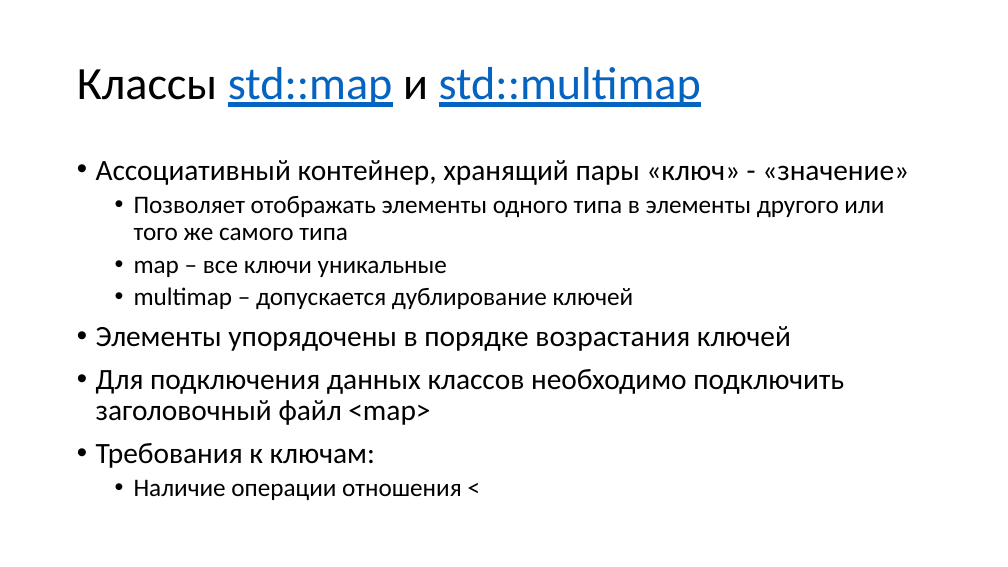
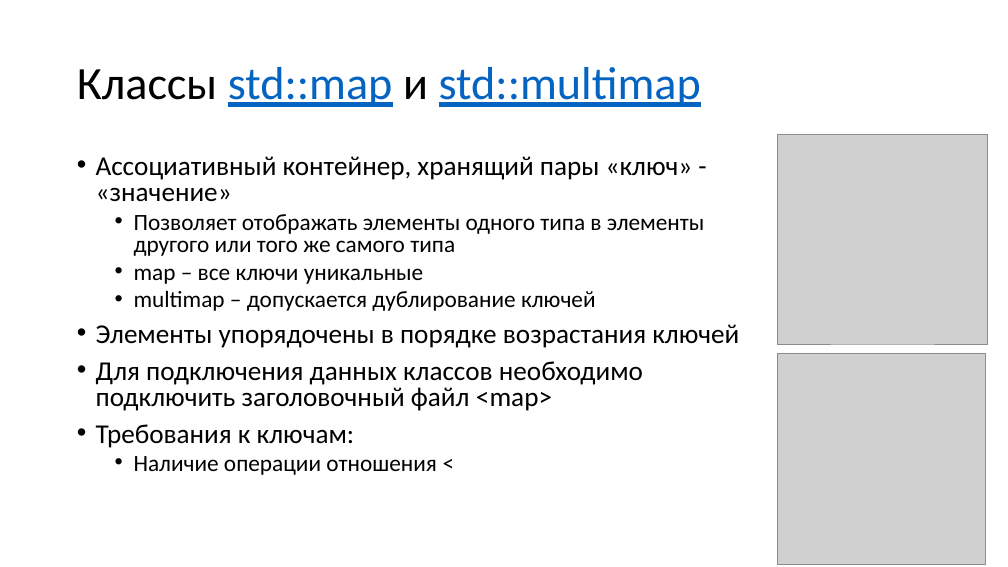
Before and after one commit to alexey-malov/oop, a slide deck: slide 42 of lectures/01/Стандартная библиотека.pptx (slide 38 before the commit). Drawn at 1008x567 pixels with LibreOffice and Linux fonts; fonts in the diff are those of the drawing; grey boxes stand for pictures. Boxes give left, top, right and bottom in pixels: in the first picture for what was removed or moved away, otherwise in the second. Text is boxed around its words. In the diff, an @@ line names an element or a change of style, - is before the commit and + after.

```diff
--- a/lectures/01/Стандартная библиотека.pptx
+++ b/lectures/01/Стандартная библиотека.pptx
@@ picture added at [778,135,988,344] @@
@@ text "Ассоциативный контейнер, хранящий пары «ключ» ..." at [96,156,739,475]: size 28 to 25.9 pt in "Ассоциативный контейнер, хранящий пары «ключ» - «значение»", "Элементы упорядочены в порядке возрастания ключей", "Для подключения данных классов необходимо подключить заголов ...", "Требования к ключам:"; size 24 to 22.2 pt in "Позволяет отображать элементы одного типа в элементы ...", "map – все ключи уникальные", "multimap – допускается дублирование ключей", "Наличие операции отношения <"; line spacing 0.9 to 0.8 @@
@@ picture added at [777,354,985,565] @@
```
Also in this commit, not shown: 8 other slides changed, 11 slides added, 2 slides removed.
